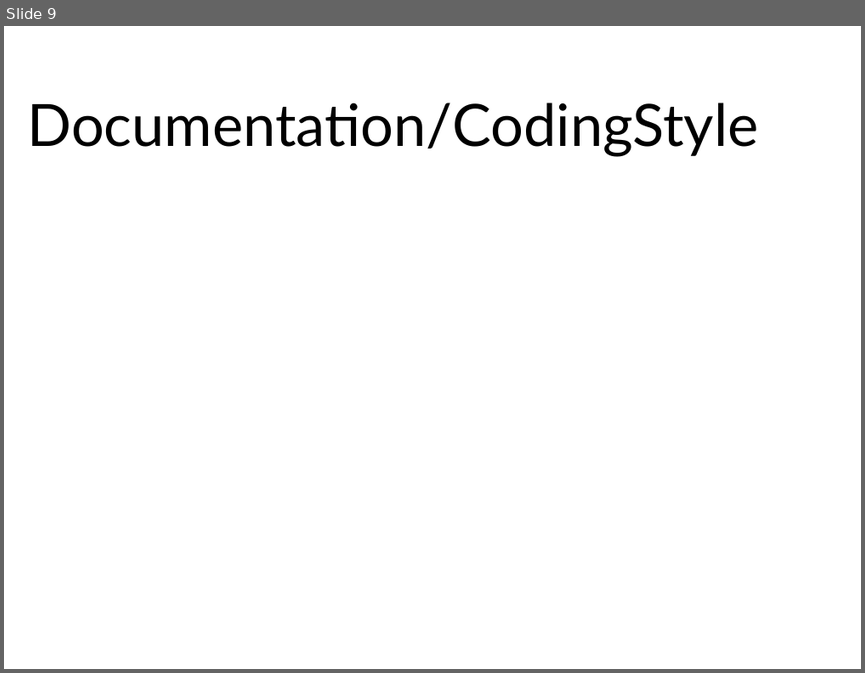
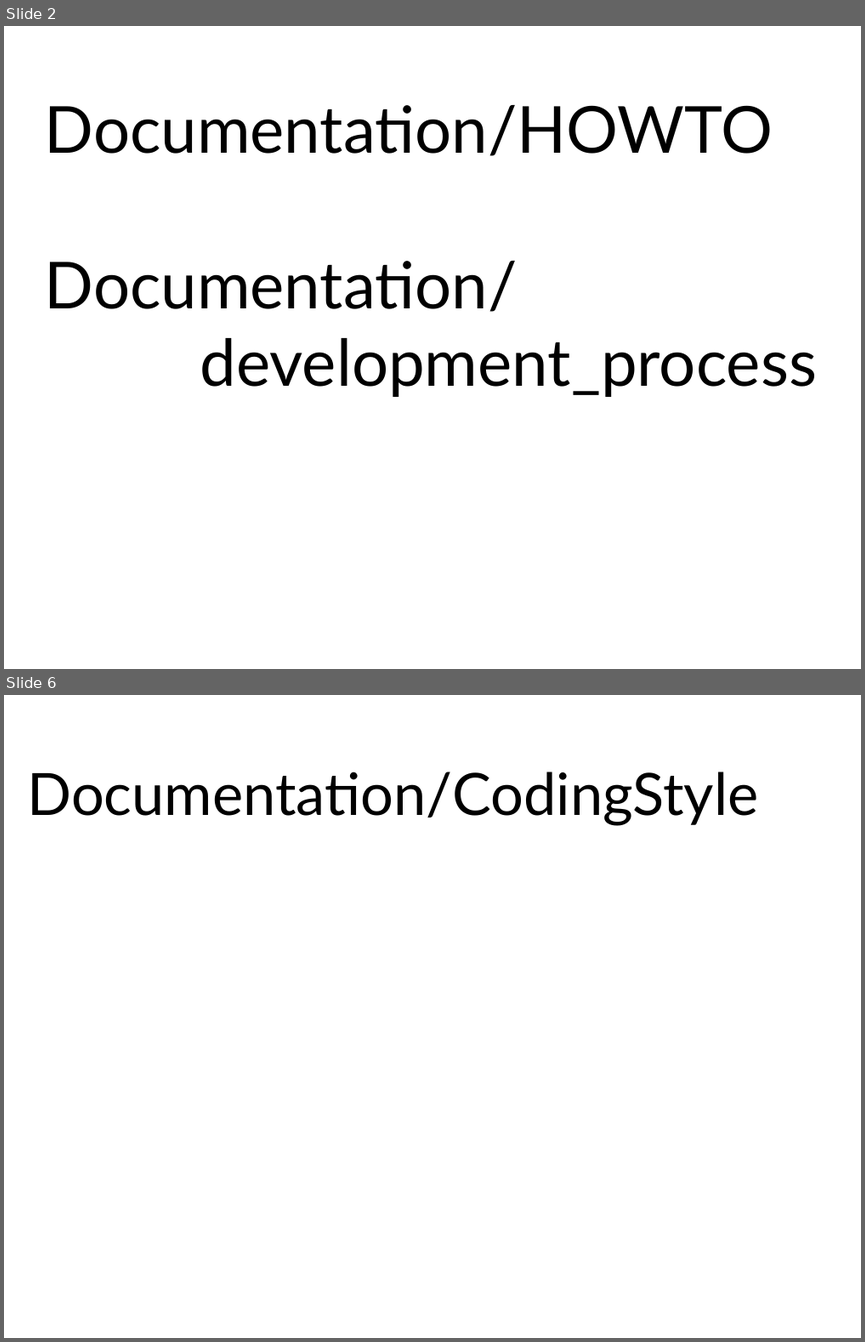
Before and after one commit to gregkh/kernel-tutorial, a slide deck: kernel_patch_tutorial.odp. Shown one above the other, each under a label of ours: slide 9 before the commit, slides 2 and 6 after it; the slides between them are not shown. The pictures are 865x673 and 865x1342 pixels, drawn with LibreOffice and Linux fonts; fonts in the diff are those of the drawing. Boxes give left, top, right and bottom in pixels: in the first picture for what was removed or moved away, otherwise in the second. Text is boxed around its words. In the diff, an @@ line names an element or a change of style, - is before the commit and + after.

```diff
--- a/kernel_patch_tutorial.odp
+++ b/kernel_patch_tutorial.odp
@@ slide 2 added at [4, 26, 861, 669], background #FFFFFF @@
@@ text added at [45, 105, 817, 397], 60 pt, text #000000 @@
+Documentation/HOWTO
+Documentation/
+development_process
@@ what was slide 9 is now slide 6 @@
```
Also in this commit, not shown: 14 slides changed, 2 slides removed, 2 other files.
